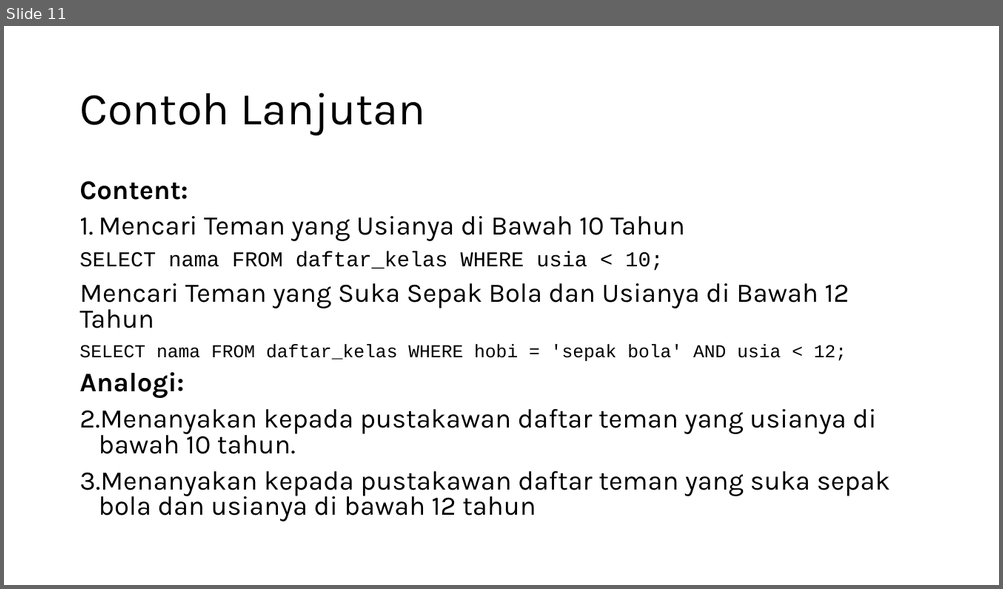
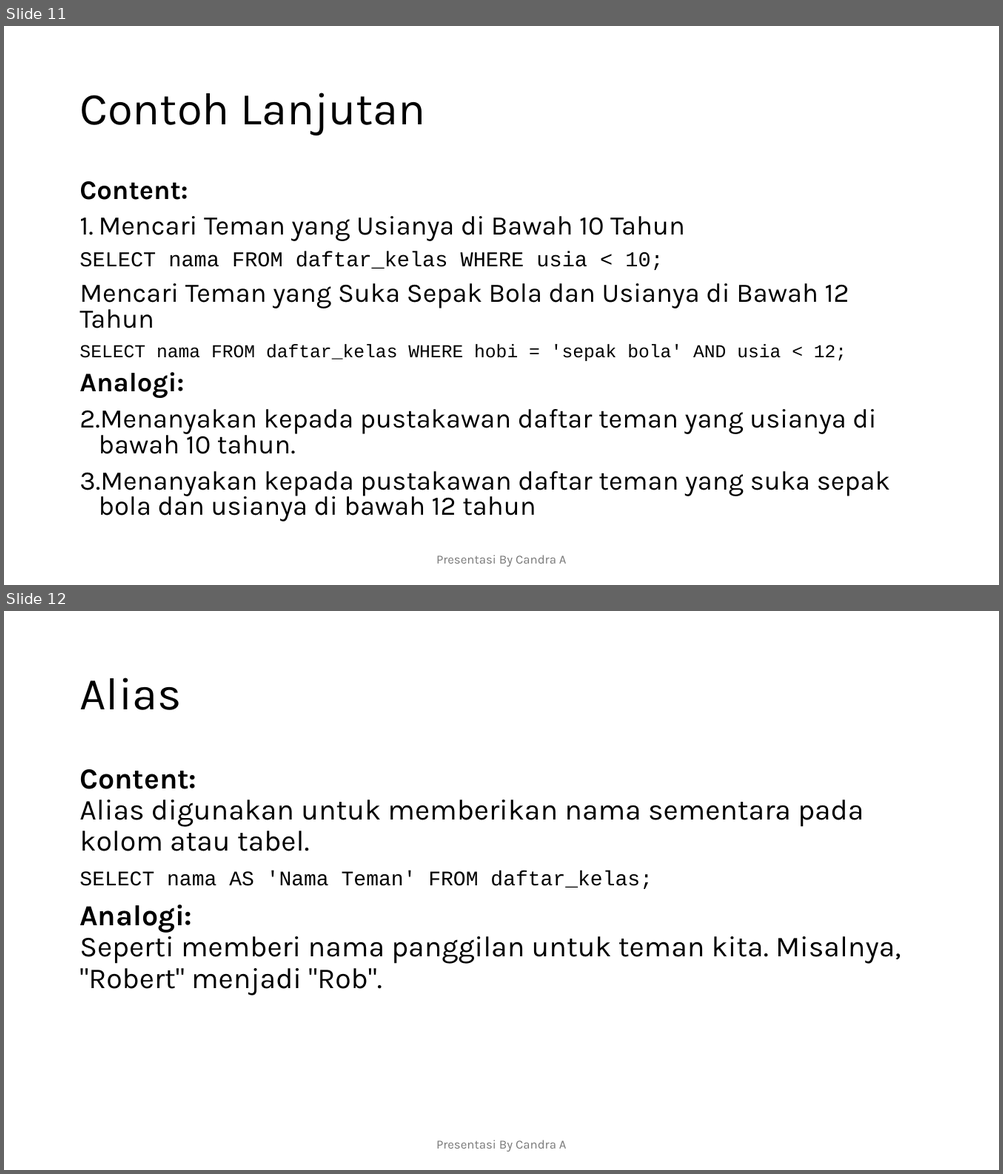
Before and after one commit to candraananta/querycoursecandra, a slide deck: Presentasi Materi Basic Query.pptx. Shown one above the other, each under a label of ours: slide 11 before the commit, slides 11 and 12 after it. The pictures are 1003x589 and 1003x1174 pixels, drawn with LibreOffice and Linux fonts; fonts in the diff are those of the drawing. Boxes give left, top, right and bottom in pixels: in the first picture for what was removed or moved away, otherwise in the second. Text is boxed around its words. In the diff, an @@ line names an element or a change of style, - is before the commit and + after.

```diff
--- a/Presentasi Materi Basic Query.pptx
+++ b/Presentasi Materi Basic Query.pptx
@@ slide 12 added at (4,611,999,1170), background #FFFFFF @@
@@ title added at (79,678,181,710), 44 pt, text #000000 @@
+Alias
@@ text added at (79,769,900,996), 28 pt, text #000000 @@
+Content:
+Alias digunakan untuk memberikan nama sementara pada kolom atau tabel.
+SELECT nama AS 'Nama Teman' FROM daftar_kelas;
+Analogi:
+Seperti memberi nama panggilan untuk teman kita. Misalnya, "Robert" menjadi "Rob".
@@ text added at (436,1140,566,1152), 12 pt, text #797979 @@
+Presentasi By Candra A
@@ slide 11 changed as well @@
@@ text added at (436,555,566,567), 12 pt, text #797979 @@
+Presentasi By Candra A
```
Also in this commit, not shown: 15 other slides changed, 3 other slides added.
